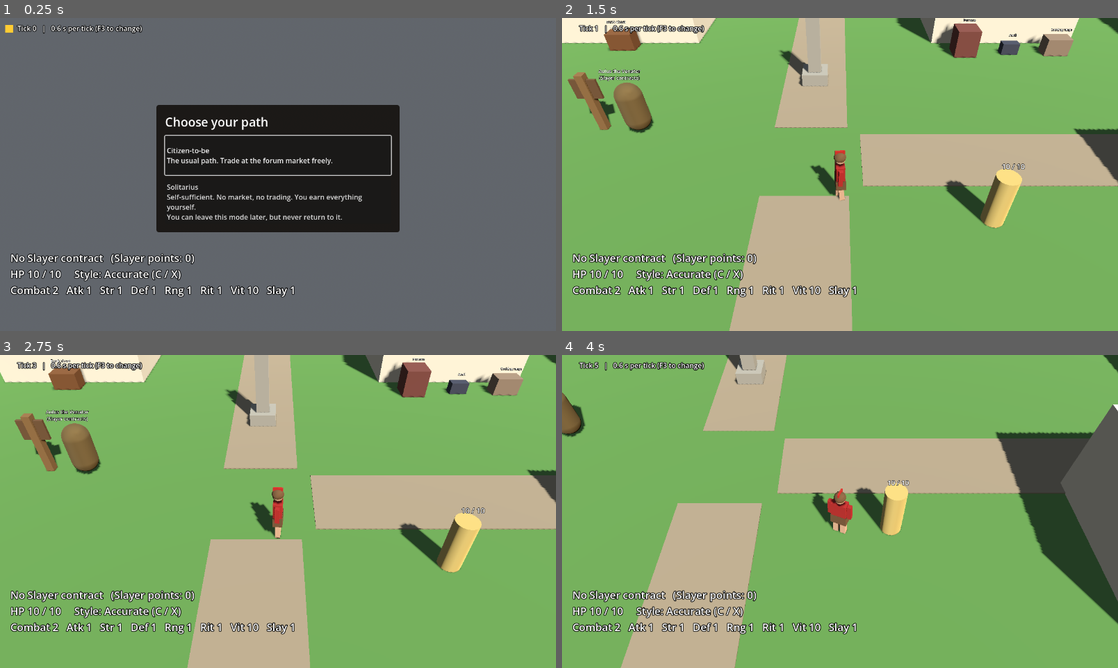
Above: before the commit, frames 1-4 (two rows, left to right).
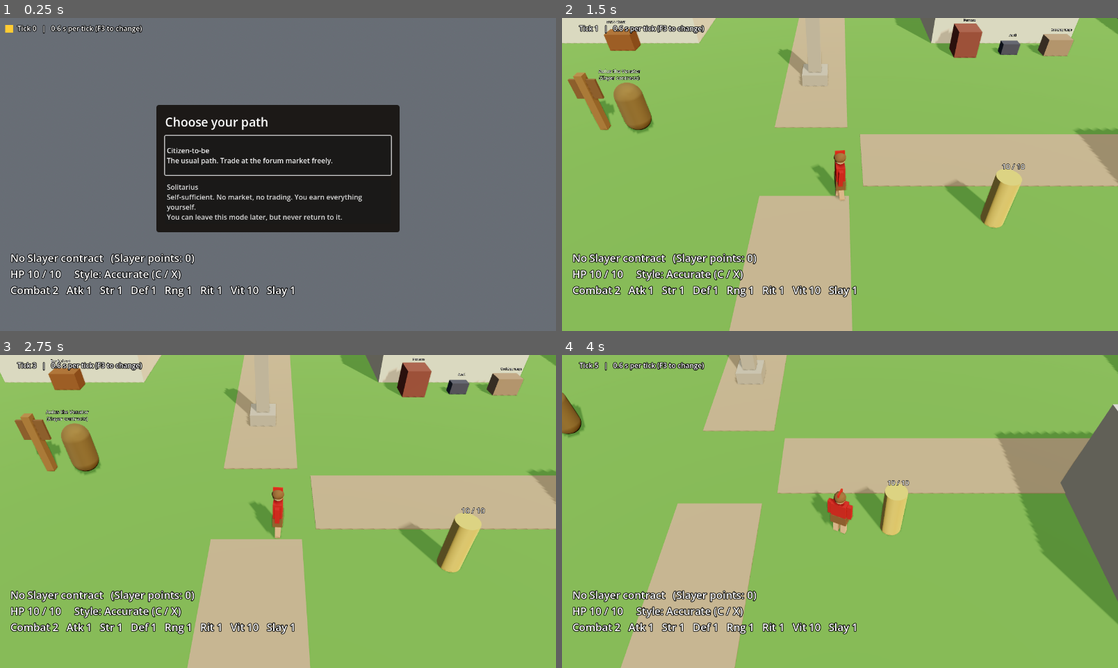
Above: after the commit, the same moments.

Repository: DanteArcese/legio
Game: Godot game, scene res://scenes/main.tscn
The game is run twice, just before and just after one commit, with the same random seed, the same clock (stepped at 60 frames per second) and the same inputs.
Inputs (mouse positions are in pixels of both pictures, inside the frame that each line leads up to):
- Up to frame 1 (0.25 s): no input
- Up to frame 2 (1.5 s): click "Citizen-to-be The usual path.…" at 0.5 s; tap Enter (ui_accept) at 1.25 s; move the mouse to (962, 158) at 1.27 s; hold D (move_right) from 1.28 s (still down); hold H (toggle_roofs) from 1.28 s (still down); click (962, 158) at 1.42 s
- Up to frame 3 (2.75 s): tap Enter (ui_accept) at 1.52, 1.55, 1.82 s; release D (move_right) at 2 s; release H (toggle_roofs) at 2 s; drag from (166, 527) to (250, 574) at 2.02 s
- Up to frame 4 (4 s): move the mouse to (895, 442) at 2.77 s; hold D (move_right) 2.78-3.5 s; tap Down (camera_down) at 2.85 s; tap Enter (ui_accept) at 3.05 s; drag from (812, 574) to (673, 464) at 3.52 s

The runs differ from the first frame. In frame 2, 5.5% of the frame differs, in the area x 0-100%, y 0-100%; in frame 3, 5.6%; in frame 4, 6.6%, in the area x 0-100%, y 0-99%.

Commit message:
Add lighting look, graphics presets, and a pause/settings menu (#54)
Co-Authored-By: Claude Opus 5.5 <noreply@anthropic.com>
Claude-Session: https://claude.ai/code/session_01LWcDeJx5tZMUXidHZumWzT

Diff:
--- a/game/scenes/main.tscn
+++ b/game/scenes/main.tscn
@@ -17,6 +17,8 @@
 [ext_resource type="Script" path="res://scripts/world/transition.gd" id="15_transition"]
 [ext_resource type="Script" path="res://scripts/world/area_lighting.gd" id="16_lighting"]
 [ext_resource type="Script" path="res://scripts/world/occlusion_fader.gd" id="17_fader"]
+[ext_resource type="Script" path="res://scripts/settings/graphics_settings.gd" id="18_graphics"]
+[ext_resource type="Script" path="res://scripts/ui/pause_menu.gd" id="19_pause"]
 
 [sub_resource type="ProceduralSkyMaterial" id="sky_mat"]
 
@@ -433,3 +435,15 @@
 script = ExtResource("17_fader")
 camera_rig = NodePath("../CameraRig")
 player = NodePath("../Player")
+
+[node name="GraphicsSettings" type="Node" parent="." node_paths=PackedStringArray("environment", "sun", "occlusion_fader")]
+script = ExtResource("18_graphics")
+environment = NodePath("../WorldEnvironment")
+sun = NodePath("../Sun")
+occlusion_fader = NodePath("../OcclusionFader")
+
+[node name="PauseMenu" type="CanvasLayer" parent="." node_paths=PackedStringArray("settings", "game_ui")]
+layer = 10
+script = ExtResource("19_pause")
+settings = NodePath("../GraphicsSettings")
+game_ui = NodePath("../GameUi")
--- /dev/null
+++ b/game/scripts/settings/graphics_settings.gd
@@ -0,0 +1,108 @@
+extends Node
+## Look and graphics presets. The base look (tonemapping, colour grading,
+## fog) is the same everywhere; presets trade ambient occlusion, glow,
+## shadow quality, and anti-aliasing for speed. Choices are saved to
+## user://settings.cfg.
+
+const PRESETS := ["low", "medium", "high"]
+const DEFAULT_PRESET := "medium"
+const SETTINGS_PATH := "user://settings.cfg"
+
+signal changed
+
+@export var environment: WorldEnvironment
+@export var sun: DirectionalLight3D
+@export var occlusion_fader: Node
+## Playtests turn this off so they never touch real settings.
+@export var persist := true
+
+var preset := DEFAULT_PRESET
+
+
+func _ready() -> void:
+	_apply_base_look()
+	var config := ConfigFile.new()
+	if persist and config.load(SETTINGS_PATH) == OK:
+		preset = config.get_value("graphics", "preset", DEFAULT_PRESET)
+		if occlusion_fader:
+			occlusion_fader.set_hide_roofs(config.get_value("view", "hide_roofs", false))
+	apply_preset(preset if preset in PRESETS else DEFAULT_PRESET)
+
+
+func cycle_preset() -> void:
+	apply_preset(PRESETS[(PRESETS.find(preset) + 1) % PRESETS.size()])
+	save()
+
+
+func set_hide_roofs(value: bool) -> void:
+	if occlusion_fader:
+		occlusion_fader.set_hide_roofs(value)
+	save()
+
+
+func hide_roofs() -> bool:
+	return occlusion_fader != null and occlusion_fader.hide_roofs
+
+
+func apply_preset(name: String) -> void:
+	preset = name
+	var env := environment.environment
+	var viewport := get_viewport()
+	match name:
+		"low":
+			env.ssao_enabled = false
+			env.glow_enabled = false
+			sun.shadow_enabled = true
+			RenderingServer.directional_shadow_atlas_set_size(1024, false)
+			sun.directional_shadow_max_distance = 40.0
+			viewport.msaa_3d = Viewport.MSAA_DISABLED
+			viewport.screen_space_aa = Viewport.SCREEN_SPACE_AA_FXAA
+		"medium":
+			env.ssao_enabled = true
+			env.ssao_radius = 1.2
+			env.ssao_intensity = 1.6
+			env.glow_enabled = false
+			RenderingServer.directional_shadow_atlas_set_size(2048, true)
+			sun.directional_shadow_max_distance = 70.0
+			viewport.msaa_3d = Viewport.MSAA_2X
+			viewport.screen_space_aa = Viewport.SCREEN_SPACE_AA_DISABLED
+		"high":
+			env.ssao_enabled = true
+			env.ssao_radius = 1.5
+			env.ssao_intensity = 2.0
+			env.glow_enabled = true
+			env.glow_intensity = 0.35
+			env.glow_bloom = 0.04
+			RenderingServer.directional_shadow_atlas_set_size(4096, true)
+			sun.directional_shadow_max_distance = 110.0
+			viewport.msaa_3d = Viewport.MSAA_4X
+			viewport.screen_space_aa = Viewport.SCREEN_SPACE_AA_DISABLED
+	changed.emit()
+
+
+func save() -> void:
+	if not persist:
+		return
+	var config := ConfigFile.new()
+	config.set_value("graphics", "preset", preset)
+	config.set_value("view", "hide_roofs", hide_roofs())
+	config.save(SETTINGS_PATH)
+
+
+## The shared art direction: warm sun, cool shadows, a little extra colour,
+## like a clear OSRS afternoon.
+func _apply_base_look() -> void:
+	var env := environment.environment
+	env.tonemap_mode = Environment.TONE_MAPPER_FILMIC
+	env.tonemap_exposure = 1.05
+	env.tonemap_white = 6.0
+	env.adjustment_enabled = true
+	env.adjustment_saturation = 1.12
+	env.adjustment_contrast = 1.05
+	env.ambient_light_sky_contribution = 1.0
+	env.ambient_light_energy = 1.25
+	sun.light_color = Color(1.0, 0.95, 0.85)
+	sun.light_energy = 1.1
+	sun.shadow_opacity = 0.7
+	sun.shadow_blur = 2.0
+	sun.directional_shadow_mode = DirectionalLight3D.SHADOW_PARALLEL_2_SPLITS
--- /dev/null
+++ b/game/scripts/ui/pause_menu.gd
@@ -0,0 +1,87 @@
+extends CanvasLayer
+## Esc / Start: pauses the game and offers Resume, the graphics preset,
+## Hide roofs, and Quit. Fully controller-navigable.
+
+@export var settings: Node
+@export var game_ui: Node
+
+var _panel: PanelContainer
+var _graphics_button: Button
+var _roofs_button: Button
+
+
+func _ready() -> void:
+	process_mode = Node.PROCESS_MODE_ALWAYS
+	_panel = PanelContainer.new()
+	_panel.set_anchors_and_offsets_preset(Control.PRESET_CENTER)
+	_panel.custom_minimum_size = Vector2(360, 0)
+	_panel.position -= Vector2(180, 140)
+	var style := StyleBoxFlat.new()
+	style.bg_color = Color(0.1, 0.09, 0.08, 0.95)
+	style.set_content_margin_all(18)
+	style.set_corner_radius_all(6)
+	_panel.add_theme_stylebox_override("panel", style)
+	add_child(_panel)
+	var column := VBoxContainer.new()
+	column.add_theme_constant_override("separation", 10)
+	_panel.add_child(column)
+	var title := Label.new()
+	title.text = "Paused"
+	title.add_theme_font_size_override("font_size", 28)
+	column.add_child(title)
+	column.add_child(_button("Resume", close))
+	_graphics_button = _button("", func():
+		settings.cycle_preset()
+		_refresh())
+	column.add_child(_graphics_button)
+	_roofs_button = _button("", func():
+		settings.set_hide_roofs(not settings.hide_roofs())
+		_refresh())
+	column.add_child(_roofs_button)
+	column.add_child(_button("Quit", func(): get_tree().quit()))
+	_panel.visible = false
+
+
+func _unhandled_input(event: InputEvent) -> void:
+	if not event.is_action_pressed("pause_menu"):
+		return
+	# Esc also closes the bank; let that happen first.
+	if game_ui and game_ui.is_bank_open():
+		return
+	if is_open():
+		close()
+	else:
+		open()
+	get_viewport().set_input_as_handled()
+
+
+func open() -> void:
+	_refresh()
+	_panel.visible = true
+	get_tree().paused = true
+	(_panel.get_child(0).get_child(1) as Button).grab_focus()
+
+
+func close() -> void:
+	_panel.visible = false
+	get_tree().paused = false
+	var focused := get_viewport().gui_get_focus_owner()
+	if focused:
+		focused.release_focus()
+
+
+func is_open() -> bool:
+	return _panel.visible
+
+
+func _refresh() -> void:
+	_graphics_button.text = "Graphics: %s" % settings.preset.capitalize()
+	_roofs_button.text = "Hide roofs: %s" % ("On" if settings.hide_roofs() else "Off")
+
+
+func _button(text: String, action: Callable) -> Button:
+	var button := Button.new()
+	button.text = text
+	button.custom_minimum_size = Vector2(320, 44)
+	button.pressed.connect(action)
+	return button
--- a/game/tools/playtest/run.gd
+++ b/game/tools/playtest/run.gd
@@ -21,6 +21,9 @@
 		save_system.enabled = args.get("save", "") != ""
 		if save_system.enabled:
 			save_system.save_path = args["save"]
+	var graphics: Node = main.get_node_or_null("GraphicsSettings")
+	if graphics:
+		graphics.persist = false
 	root.add_child(main)
 
 	var script: GDScript = load("res://tools/playtest/scenarios/%s.gd" % scenario_name)
--- /dev/null
+++ b/game/tools/playtest/scenarios/settings_menu.gd
@@ -0,0 +1,39 @@
+extends "res://tools/playtest/scenario.gd"
+## Esc / Start opens the pause menu, which pauses the game; the graphics
+## preset cycles Low -> Medium -> High; Hide roofs toggles; Resume unpauses.
+
+func run() -> void:
+	await seconds(0.3)
+	var menu: Node = main.get_node("PauseMenu")
+	var settings: Node = main.get_node("GraphicsSettings")
+	var env: Environment = main.get_node("WorldEnvironment").environment
+	expect(settings.preset == "medium", "defaults to Medium")
+	expect(env.ssao_enabled, "Medium has ambient occlusion")
+	await shot("medium")
+	await press("pause_menu")
+	await _frames(3)
+	expect(menu.is_open() and get_tree().paused, "Esc pauses and opens the menu")
+	await shot("menu")
+	await press("ui_down")
+	await press("ui_accept")
+	await _frames(3)
+	expect(settings.preset == "high" and env.glow_enabled, "Graphics -> High")
+	await press("ui_accept")
+	await _frames(3)
+	expect(settings.preset == "low" and not env.ssao_enabled, "Graphics -> Low")
+	await press("ui_down")
+	await press("ui_accept")
+	await _frames(3)
+	expect(settings.hide_roofs(), "Hide roofs on")
+	await press("ui_up")
+	await press("ui_up")
+	await press("ui_accept")
+	await _frames(3)
+	expect(not menu.is_open() and not get_tree().paused, "Resume unpauses")
+	await seconds(0.3)
+	await shot("low_roofs_hidden")
+
+
+func _frames(count: int) -> void:
+	for i in count:
+		await get_tree().process_frame
Not shown, added: game/scripts/settings/graphics_settings.gd.uid
Not shown, added: game/scripts/ui/pause_menu.gd.uid
Not shown, added: game/tools/playtest/scenarios/settings_menu.gd.uid
